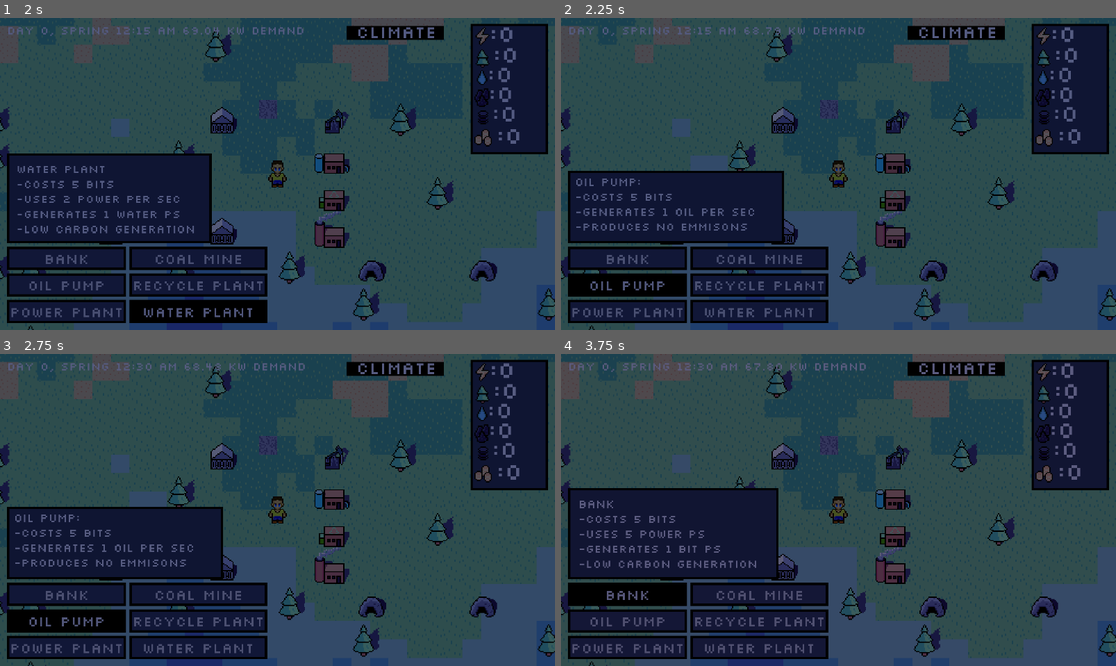
Above: before the commit, frames 1-4 (two rows, left to right).
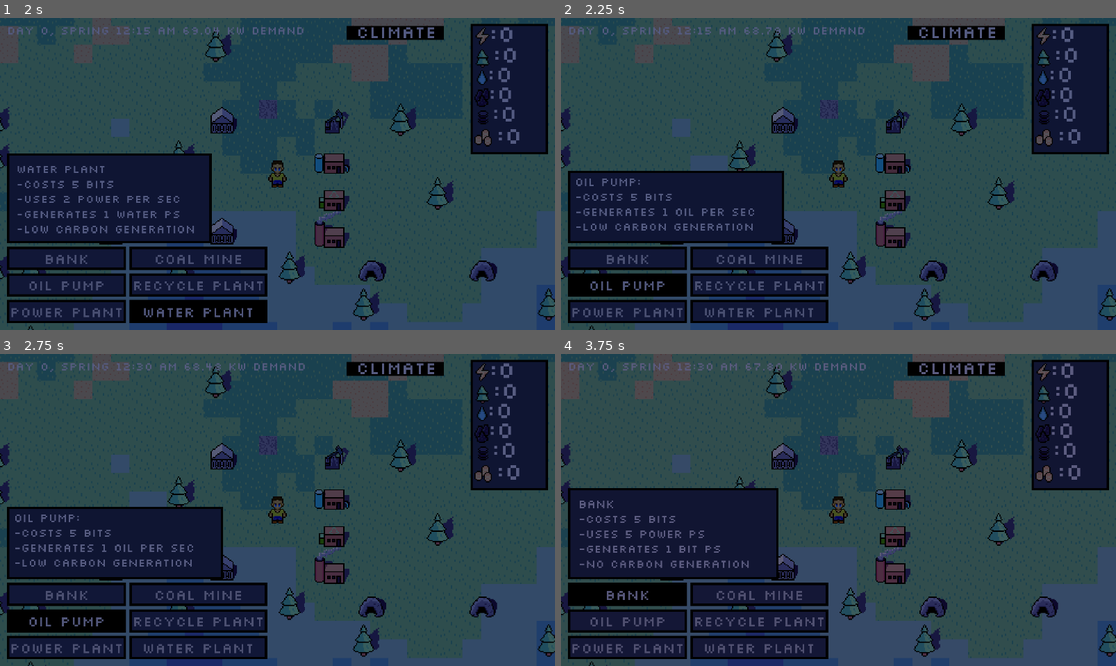
Above: after the commit, the same moments.

Repository: AdrianTheFrog/SMathHacks-Reasource-Conservation-Project
Game: Godot game, scene res://main scene.tscn
Two runs of this game, one before a commit and one after it. Both use one fixed random seed, a clock stepped at 60 frames per second and the inputs below.
Inputs:
- Up to frame 1 (2 s): click "Power Plant" at 0.5 s; click "Water Plant" at 1.25 s
- Up to frame 2 (2.25 s): click "Oil Pump" at 2 s
- Up to frame 3 (2.75 s): no input
- Up to frame 4 (3.75 s): click "Recycle Plant" at 2.75 s; click "Bank" at 3.5 s

Frame 1 is identical in both runs. In frame 2, 0.3% of the frame differs, in the area x 4-35%, y 65-69%; in frame 3, 0.3%; in frame 4, 0.4%, in the area x 4-36%, y 66-69%.

Commit message:
update co2 system

Diff:
--- a/main scene.gd
+++ b/main scene.gd
@@ -25,7 +25,7 @@
 
 
 func _on_timer_timeout():
-	$Camera2D/Climatechange.value += 0.02 * GlobalVars.placedbuildings #put multiplicaton from buildings here
+	$Camera2D/Climatechange.value += 0.002 * GlobalVars.placedbuildings #put multiplicaton from buildings here
 	pass # Replace with function body.
 
 func _on_powerplantbutton_mouse_entered():
--- a/main scene.tscn
+++ b/main scene.tscn
@@ -279,7 +279,7 @@
 text = "Oil pump:
 -Costs 5 bits
 -Generates 1 oil per sec
--Produces no emmisons
+-low carbon generation
 "
 
 [node name="recyclepanel" type="Panel" parent="Camera2D"]
@@ -398,10 +398,10 @@
 -Costs 5 bits
 -Uses 5 power ps
 -Generates 1 bit ps
--Low Carbon generation
+-No Carbon generation
 "
 
-[node name="banktext2" type="Label" parent="Camera2D"]
+[node name="climatetext" type="Label" parent="Camera2D"]
 offset_left = 68.0
 offset_top = -133.0
 offset_right = 1458.0
--- a/place on tilemap.gd
+++ b/place on tilemap.gd
@@ -21,12 +21,28 @@
 func _on_coalminebutton_pressed():
 	placingvalue = 5
 
+# noemmissions = [-1,0,2,6]
+const lowemmissions = [3,4]
+const medemmissions = [5]
+const highemmissions = [1]
+
 func _input(event):
 	# Mouse in viewport coordinates.
 
 	if event is InputEventMouseButton and event.button_index == MOUSE_BUTTON_LEFT and event.is_pressed() == true and mouseontilemap:
-		if get_cell_source_id(0, Vector2i(floor(get_local_mouse_position()/32))) < 1:
+		if get_cell_source_id(0, Vector2i(floor(get_local_mouse_position()/32))) in lowemmissions:
+			GlobalVars.placedbuildings -= 1
+		if get_cell_source_id(0, Vector2i(floor(get_local_mouse_position()/32))) in medemmissions:
+			GlobalVars.placedbuildings -= 3
+		if get_cell_source_id(0, Vector2i(floor(get_local_mouse_position()/32))) in highemmissions:
+			GlobalVars.placedbuildings -= 6
+		if placingvalue in lowemmissions:
 			GlobalVars.placedbuildings += 1
+		if placingvalue in medemmissions:
+			GlobalVars.placedbuildings += 3
+		if placingvalue in highemmissions:
+			GlobalVars.placedbuildings += 6
+		print(GlobalVars.placedbuildings)
 		set_cell(0, Vector2i(floor(get_local_mouse_position()/32)), placingvalue, Vector2i(0,0))
 
 
